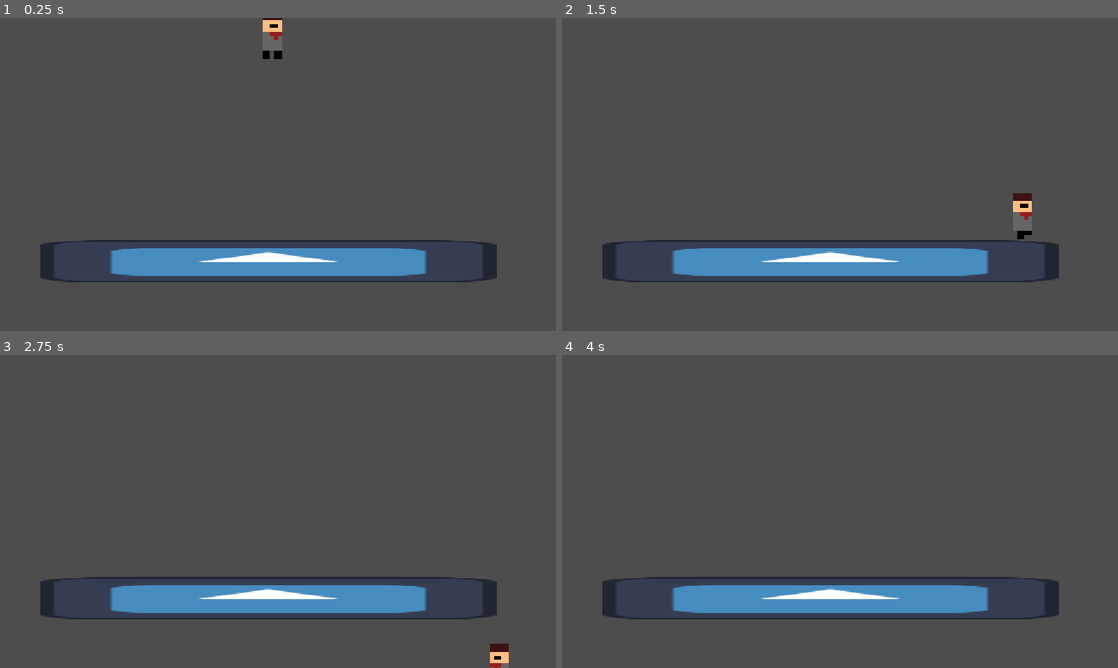
Above: before the commit, frames 1-4 (two rows, left to right).
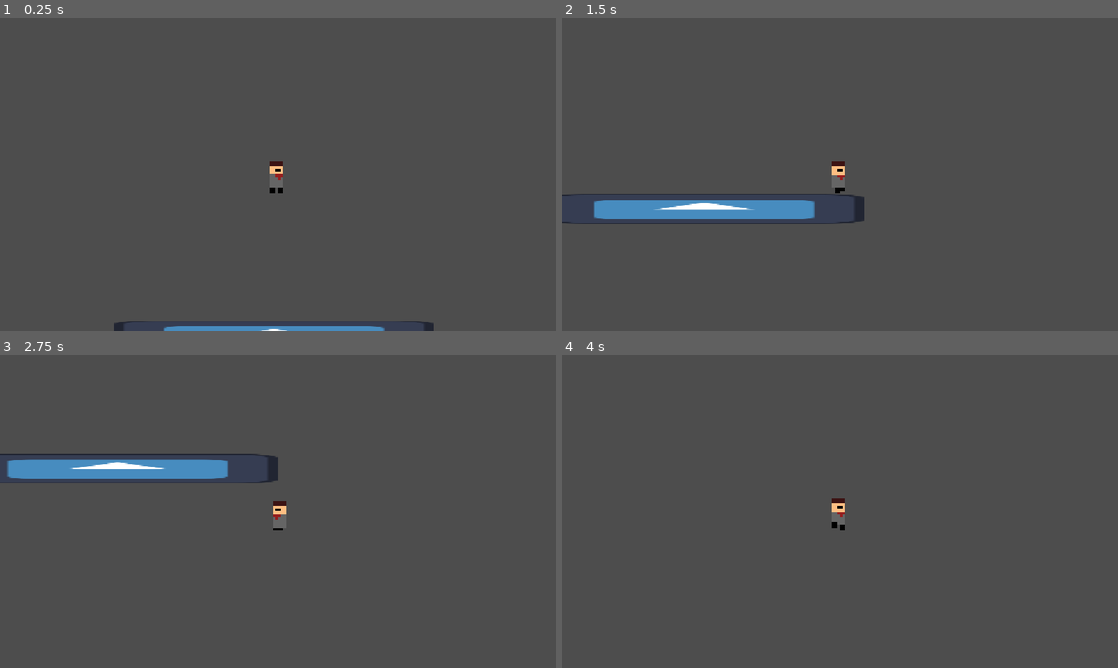
Above: after the commit, the same moments.

Repository: Coog-Interactive/GMTK-Team-Godot
Game: Godot game, scene res://source/scenes/level0.tscn
Same seed, same stepped clock (60 frames per second), same inputs: the game is played once before the commit and once after it. The project has no main scene, so this scene is started directly. The engine's default icon, where the game draws it, is replaced by a stand-in: a white triangle on a blue panel in a dark square.
Inputs:
- Up to frame 1 (0.25 s): no input
- Up to frame 2 (1.5 s): tap Enter (ui_accept) at 0.5, 0.77 s; hold Z (dash) 0.53-1.28 s; hold Right (ui_right) from 0.53 s (still down); tap Z (dash) at 1.35 s
- Up to frame 3 (2.75 s): tap Enter (ui_accept) at 1.52 s; release Right (ui_right) at 2.03 s; hold Left (ui_left) from 2.03 s (still down); hold Z (dash) from 2.03 s (still down)
- Up to frame 4 (4 s): release Left (ui_left) at 2.78 s; release Z (dash) at 2.78 s; hold Right (ui_right) from 2.78 s (still down); tap Z (dash) at 2.85 s; tap Enter (ui_accept) at 3.02, 3.77 s; hold Z (dash) from 3.53 s (still down)

The runs differ from the first frame. In frame 1, 7.8% of the frame differs, in the area x 7-90%, y 0-100%; in frame 2, 9.8%; in frame 3, 9.8%, in the area x 0-92%, y 31-100%; in frame 4, 6.7%.

Commit message:
Add Camera and Pickup Detection

Diff:
--- a/source/scenes/player.tscn
+++ b/source/scenes/player.tscn
@@ -56,6 +56,9 @@
 [sub_resource type="RectangleShape2D" id="RectangleShape2D_nusuv"]
 size = Vector2(48, 118)
 
+[sub_resource type="RectangleShape2D" id="RectangleShape2D_pxsia"]
+size = Vector2(48, 20)
+
 [node name="Player" type="CharacterBody2D" unique_id=1511638149]
 texture_filter = 1
 script = ExtResource("1_q44i5")
@@ -68,3 +71,13 @@
 
 [node name="CollisionShape2D" type="CollisionShape2D" parent="." unique_id=856660650]
 shape = SubResource("RectangleShape2D_nusuv")
+
+[node name="Camera2D" type="Camera2D" parent="." unique_id=2058526974]
+zoom = Vector2(0.7, 0.7)
+
+[node name="PickupRange" type="Area2D" parent="." unique_id=1511935590]
+
+[node name="CollisionShape2D" type="CollisionShape2D" parent="PickupRange" unique_id=2105450073]
+shape = SubResource("RectangleShape2D_pxsia")
+
+[connection signal="area_entered" from="PickupRange" to="." method="_on_pickup_range_area_entered"]
--- a/source/scripts/player.gd
+++ b/source/scripts/player.gd
@@ -54,3 +54,6 @@
 		$Sprite2D.speed_scale = WALK_ANIM_SPEED_SCALE
 
 	move_and_slide()
+
+func _on_pickup_range_area_entered(area: Area2D) -> void:
+	area.queue_free() # FIXME: This will destroy any Area2D it touches, but it doesnt break anything atm so who gaf.
